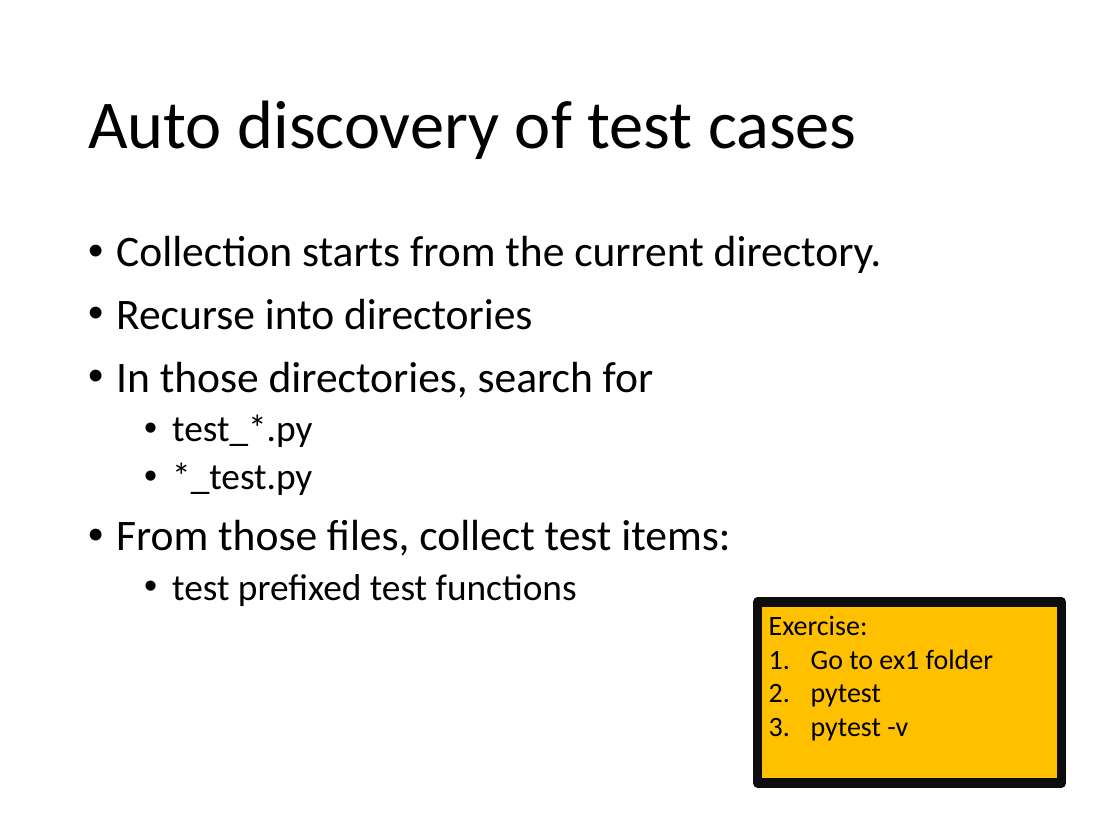
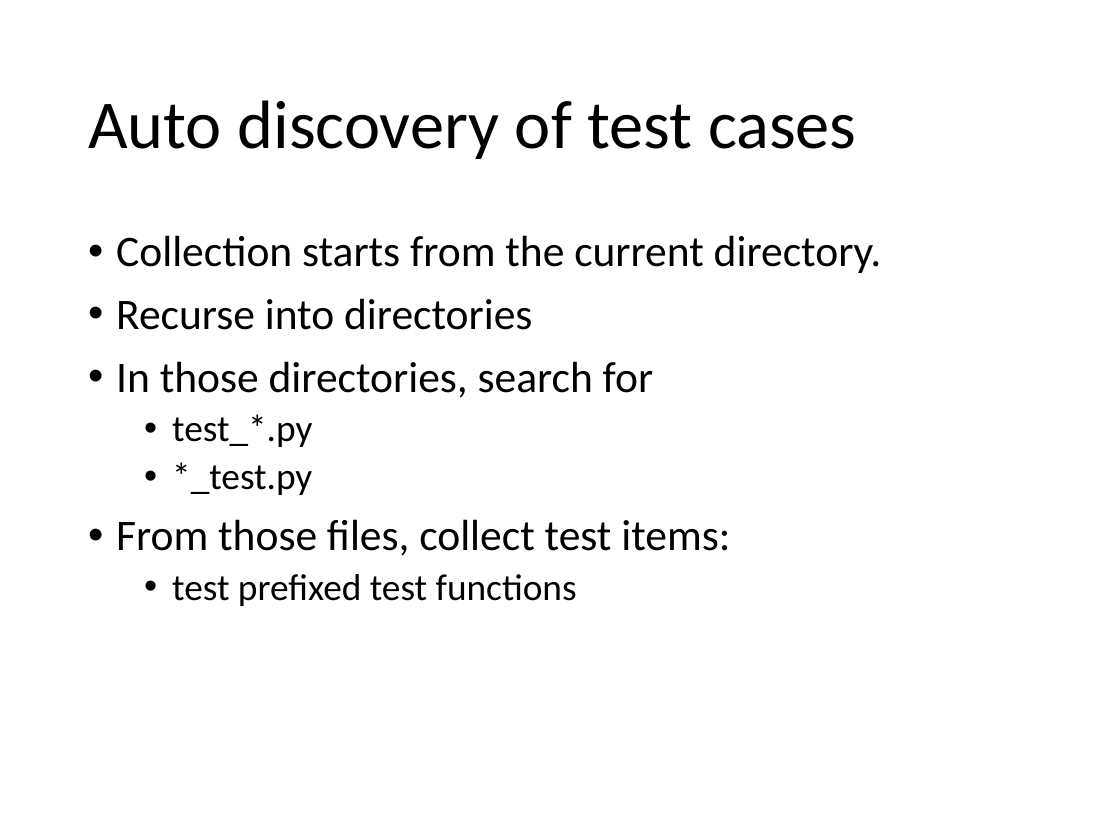
Before and after one commit to Chao-Jen/pytest_workshop, a slide deck: slide 4 of slides/Unit Test with Pytest.pptx. Drawn at 1120x840 pixels with LibreOffice and Linux fonts; fonts in the diff are those of the drawing. Boxes give left, top, right and bottom in pixels: in the first picture for what was removed or moved away, otherwise in the second. Text is boxed around its words. In the diff, an @@ line names an element or a change of style, - is before the commit and + after.

```diff
--- a/slides/Unit Test with Pytest.pptx
+++ b/slides/Unit Test with Pytest.pptx
@@ rectangle removed at [757, 603, 1061, 784] @@
-Exercise:
-1. Go to ex1 folder
-2. pytest
-3. pytest -v
```
Also in this commit, not shown: 1 other slide changed, 3 slides added.
